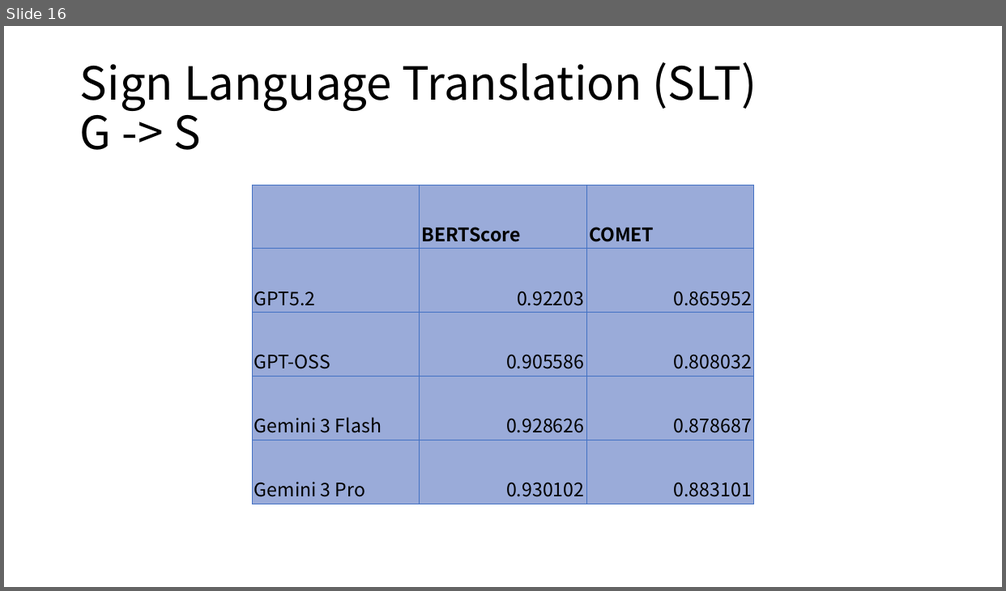
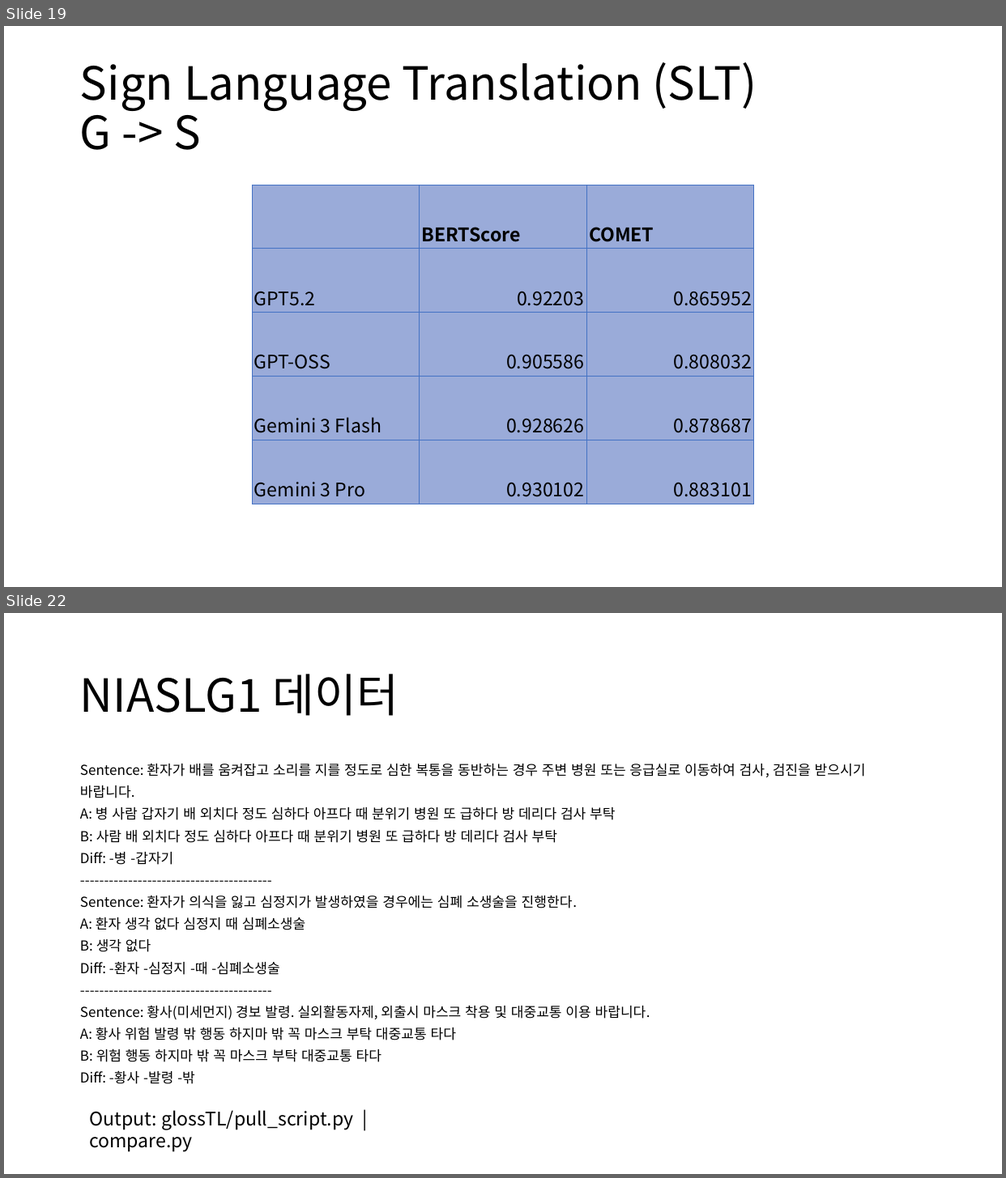
Before and after one commit to MKHC39/CYD-KSL-Translation, a slide deck: CYD정보기술 인턴십.pptx. Shown one above the other, each under a label of ours: slide 16 before the commit, slides 19 and 22 after it; the slides between them are not shown. The pictures are 1006x591 and 1006x1178 pixels, drawn with LibreOffice and Linux fonts; fonts in the diff are those of the drawing. Boxes give left, top, right and bottom in pixels: in the first picture for what was removed or moved away, otherwise in the second. Text is boxed around its words. In the diff, an @@ line names an element or a change of style, - is before the commit and + after.

```diff
--- a/CYD정보기술 인턴십.pptx
+++ b/CYD정보기술 인턴십.pptx
@@ slide 22 added at [4,613,1002,1174], background #FFFFFF @@
@@ title added at [80,674,398,716], 44 pt, text #000000 @@
+NIASLG1 데이터
@@ text added at [80,764,866,1084], 13.3 pt, text #000000 @@
+Sentence: 환자가 배를 움켜잡고 소리를 지를 정도로 심한 복통을 동반하는 경우 주변 병원 또는 응급실로 이동하여 검사, 검진을 받으시기
+바랍니다.
+A: 병 사람 갑자기 배 외치다 정도 심하다 아프다 때 분위기 병원 또 급하다 방 데리다 검사 부탁
+B: 사람 배 외치다 정도 심하다 아프다 때 분위기 병원 또 급하다 방 데리다 검사 부탁
+Diff: -병 -갑자기
+----------------------------------------
+Sentence: 환자가 의식을 잃고 심정지가 발생하였을 경우에는 심폐 소생술을 진행한다.
+A: 환자 생각 없다 심정지 때 심폐소생술
+B: 생각 없다
+Diff: -환자 -심정지 -때 -심폐소생술
+----------------------------------------
+Sentence: 황사(미세먼지) 경보 발령. 실외활동자제, 외출시 마스크 착용 및 대중교통 이용 바랍니다.
+A: 황사 위험 발령 밖 행동 하지마 밖 꼭 마스크 부탁 대중교통 타다
+B: 위험 행동 하지마 밖 꼭 마스크 부탁 대중교통 타다
+Diff: -황사 -발령 -밖
@@ text added at [89,1110,354,1152], 18 pt, text #000000 @@
+Output: glossTL/pull_script.py | compare.py
@@ what was slide 16 is now slide 19 @@
```
Also in this commit, not shown: 4 slides changed, 4 other slides added, 4 other files.
